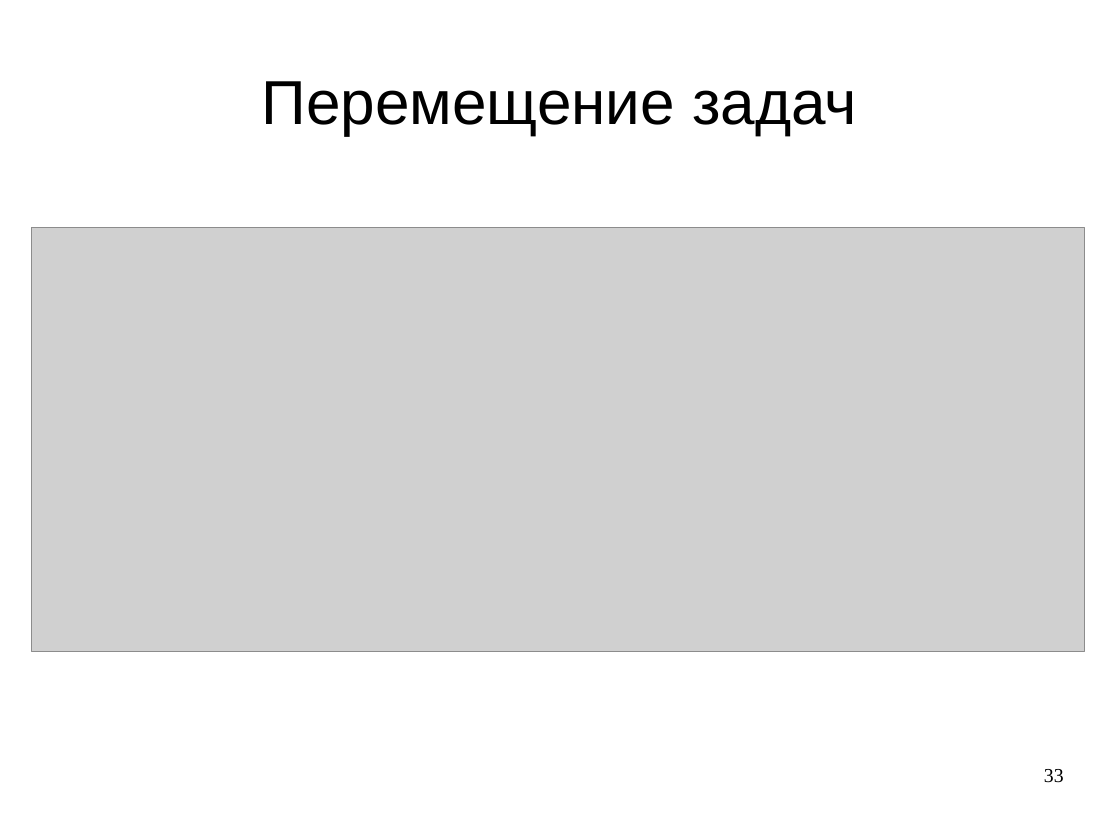
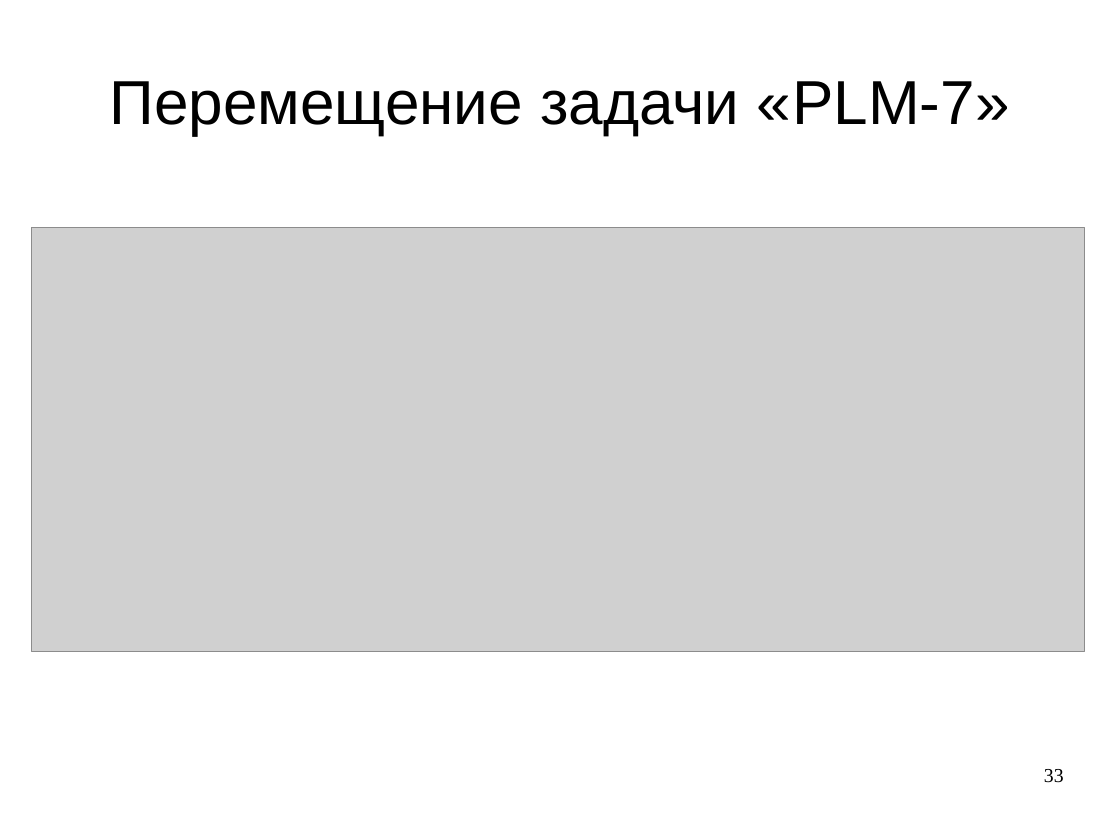
Before and after one commit to LilyTs/Diplom, a slide deck: slide 33 of Цаплина_(Дипломная).ppt. Drawn at 1120x840 pixels with LibreOffice and Linux fonts; fonts in the diff are those of the drawing; grey boxes stand for pictures. Boxes give left, top, right and bottom in pixels: in the first picture for what was removed or moved away, otherwise in the second. Text is boxed around its words. In the diff, an @@ line names an element or a change of style, - is before the commit and + after.

```diff
--- a/Цаплина_(Дипломная).ppt
+++ b/Цаплина_(Дипломная).ppt
@@ title at <box>109,81,1010,135</box>: text changed @@
-Перемещение задач
+Перемещение задачи «PLM-7»
```
Also in this commit, not shown: 1 other slide changed.
